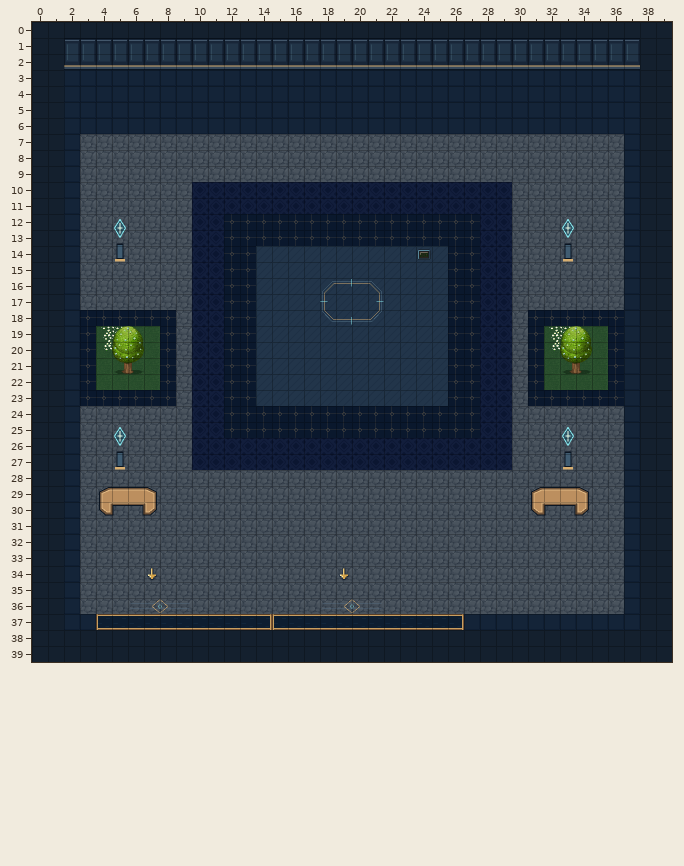
One commit to this Tiled map (JSON): maps/preview/orbit-playground.tmj. The picture above was drawn from the file before the commit.
Cells are 32x32 px. Shown: x 0..39, y 0..39.
The result:
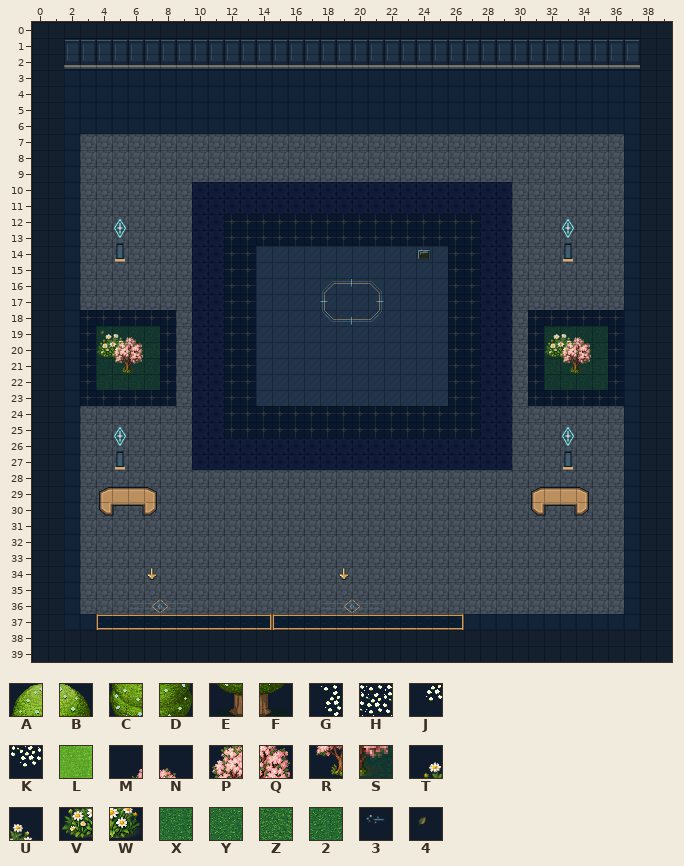
Key: from "art-2": A 12, B 13, C 37, D 38, E 62, F 63, G 528, H 529, J 553, K 554, L 625; from "plaza-garden": M 4, N 5, P 12, Q 13, R 20, S 21, T 32, U 33, V 40, W 41; from "plaza-grass": X 0, Y 1, Z 2, 2 3; from "world-ambient-orbit-playground": 3 5, 4 71.
_ is an empty cell.
Tiles of an added or newly shown layer are drawn over the layers below it.
See-through tiles are keyed as they look on the map.
Diff:
Layer "terrain":
y 19: x 4..7 LLLL -> Y222; x 32..35 LLLL -> ZY22
y 20: x 4..7 LLLL -> Z2ZZ; x 32..35 LLLL -> 2XYX
y 21: x 4..7 LLLL -> XZX2; x 32..35 LLLL -> ZYZY
y 22: x 4..7 LLLL -> YZY2; x 32..35 LLLL -> 2Y2Y
Layer "scenery-belowAvatar-1":
y 19: x 4..5 GH -> TU; x 32..33 GH -> TU
y 20: x 4..5 JK -> VW; x 32..33 JK -> VW
y 21: x 5..6 __ -> RS; x 33..34 __ -> RS
Layer "world-ambient-orbit-playground" (added):
y 14: x 24 _ -> 3
Layer "world-ambient-orbit-playground #2" (added):
y 19: x 4 _ -> 4
Layer "scenery-aboveAvatar-0":
y 19: x 5..6 AB -> MN; x 33..34 AB -> MN
y 20: x 5..6 CD -> PQ; x 33..34 CD -> PQ
y 21: x 5..6 EF -> __; x 33..34 EF -> __
Where, in picture pixels (left, top, right, bottom), the same in both pictures:
added: (419, 249, 428, 254)
changed: (96, 326, 160, 390)
changed: (544, 326, 608, 390)
